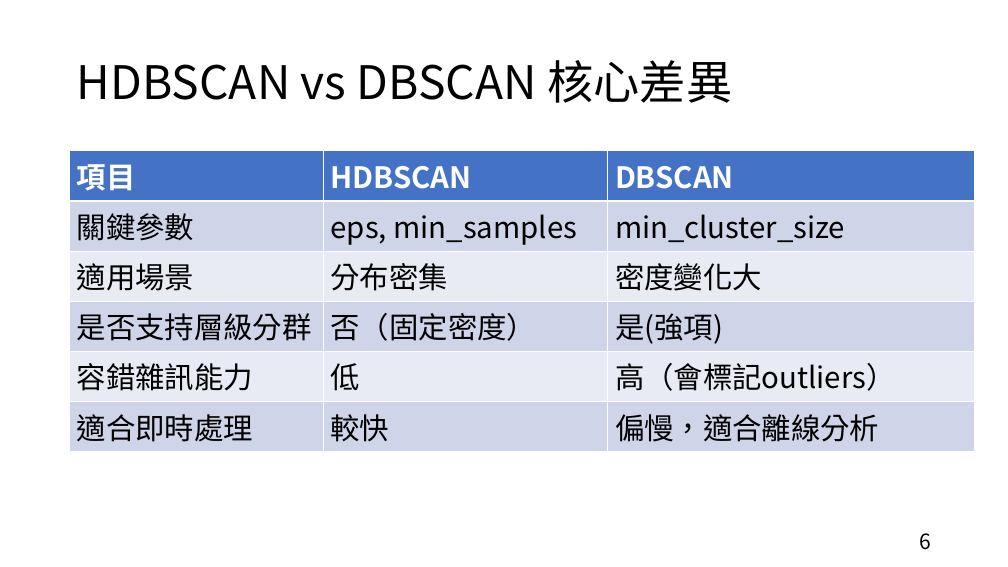
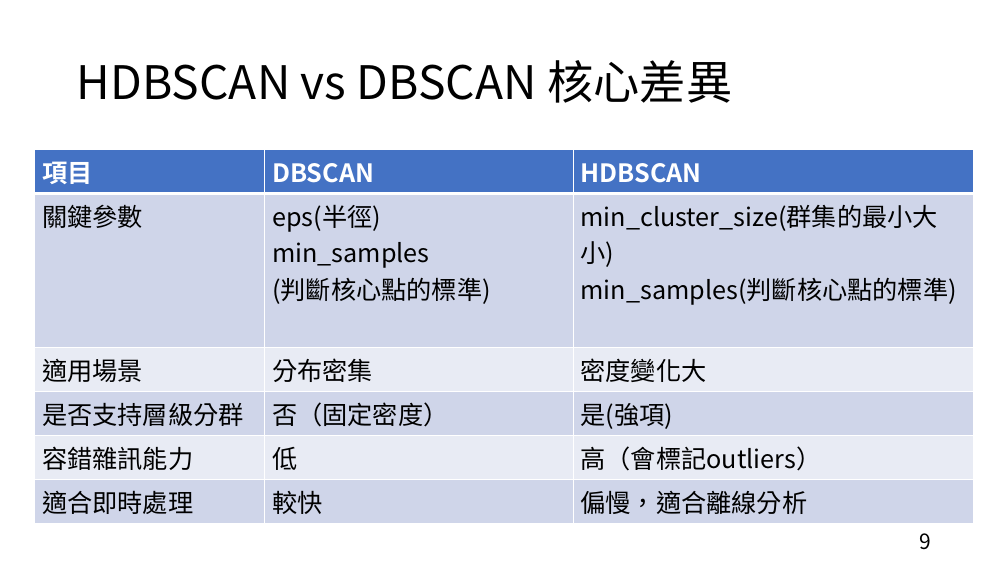
Before and after one commit to hcjohn463/Radar-tracking, a slide deck: slide 9 of proposal/0415/0415.pptx (slide 6 before the commit). Drawn at 1008x567 pixels with LibreOffice and Linux fonts; fonts in the diff are those of the drawing. Boxes give left, top, right and bottom in pixels: in the first picture for what was removed or moved away, otherwise in the second. Text is boxed around its words. In the diff, an @@ line names an element or a change of style, - is before the commit and + after.

```diff
--- a/proposal/0415/0415.pptx
+++ b/proposal/0415/0415.pptx
@@ table at (x1=35, y1=149, x2=973, y2=518) @@
-row 1, column 2: HDBSCAN
+row 1, column 2: DBSCAN
-row 1, column 3: DBSCAN
+row 1, column 3: HDBSCAN
-row 2, column 2: eps, min_samples
+row 2, column 2: eps(半徑) / min_samples / (判斷核心點的標準)
-row 2, column 3: min_cluster_size
+row 2, column 3: min_cluster_size(群集的最小大小) / min_samples(判斷核心點的標準)
@@ size 28 to 24 pt in "項目", "關鍵參數", "適用場景", "分布密集" and 10 more places @@
@@ table resized from (x1=70, y1=151, x2=975, y2=446) to (x1=35, y1=149, x2=973, y2=518) @@
@@ page number at (x1=919, y1=533, x2=931, y2=550): text changed @@
-6
+9
```
Also in this commit, not shown: 2 other slides changed, 1 slide added.
